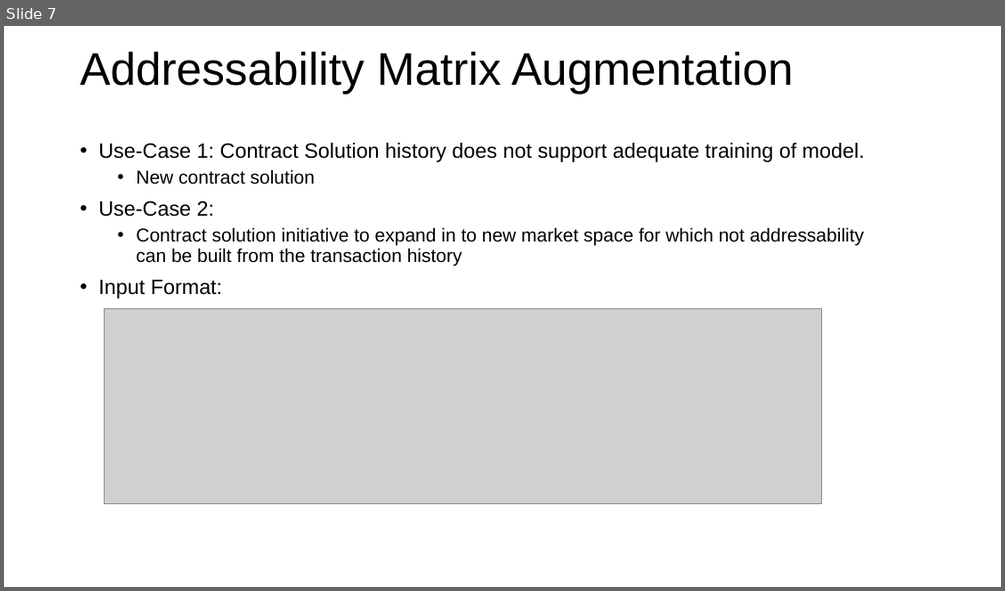
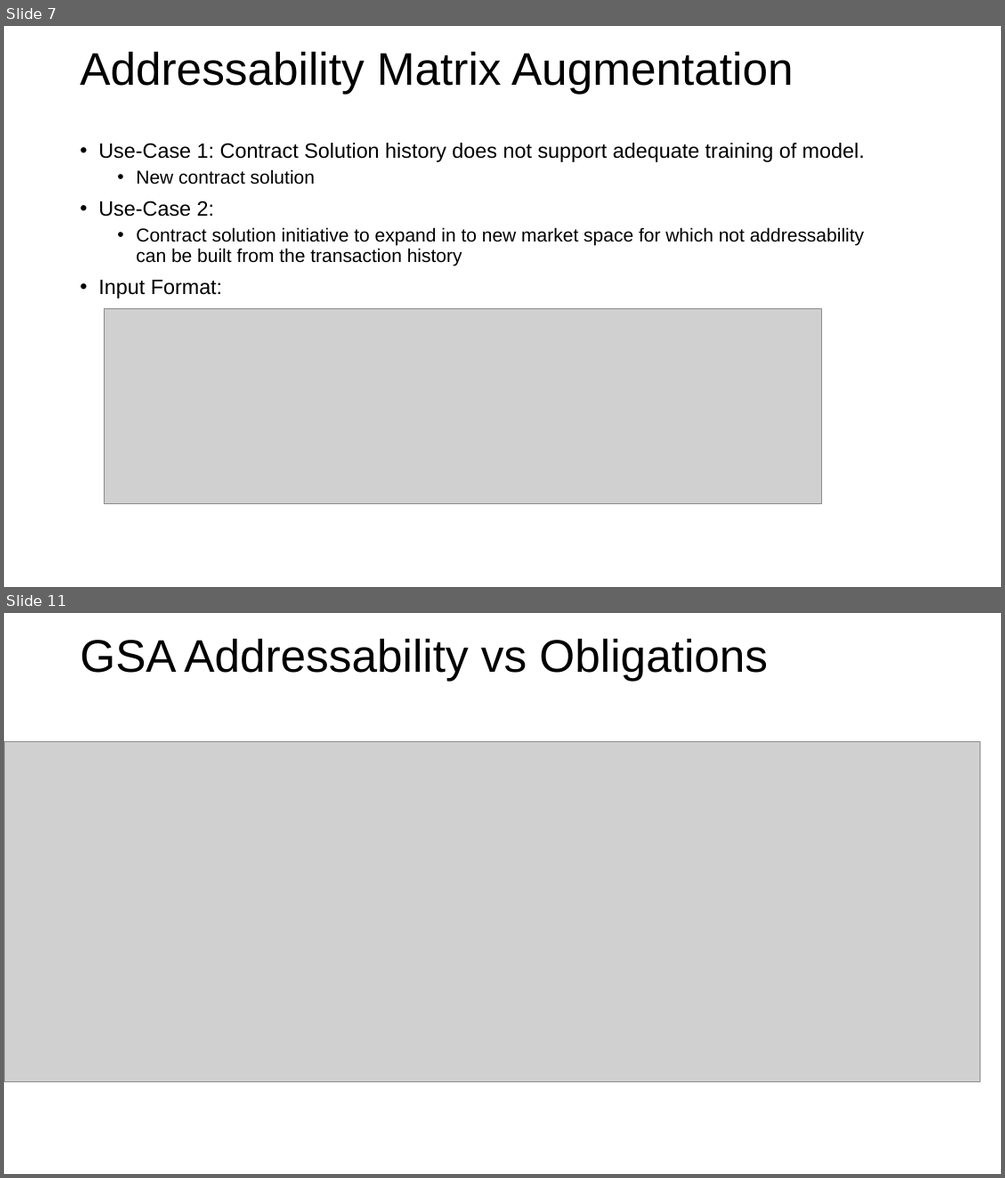
Before and after one commit to mrbest/CombinedAddressability, a slide deck: CombinedAddressability.pptx. Shown one above the other, each under a label of ours: slide 7 before the commit, slides 7 and 11 after it; the slides between them are not shown. The pictures are 1005x591 and 1005x1178 pixels, drawn with LibreOffice and Linux fonts; fonts in the diff are those of the drawing; grey boxes stand for pictures; background and template pictures are left out. Boxes give left, top, right and bottom in pixels: in the first picture for what was removed or moved away, otherwise in the second. Text is boxed around its words. In the diff, an @@ line names an element or a change of style, - is before the commit and + after.

```diff
--- a/CombinedAddressability.pptx
+++ b/CombinedAddressability.pptx
@@ slide 11 added at (4, 613, 1001, 1174), background #FFFFFF @@
@@ title added at (80, 638, 768, 681), 44 pt, text #000000 @@
+GSA Addressability vs Obligations
@@ picture added at (4, 742, 979, 1082) @@
```
Also in this commit, not shown: 1 slide changed, 3 other slides added, 1 slide removed, 4 other files.
